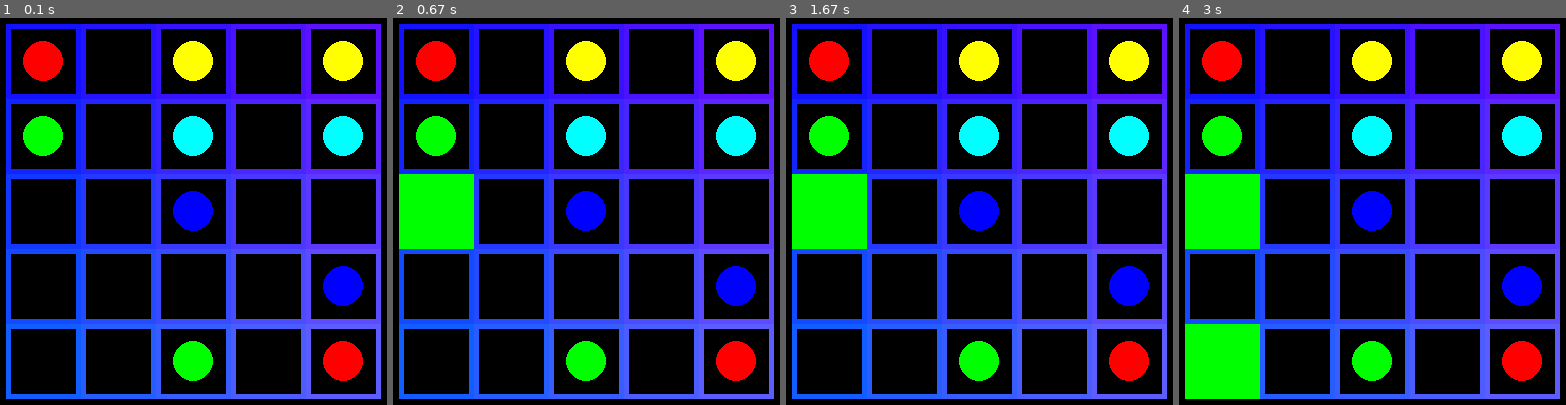
Above: before the commit, frames 1-4 (left to right).
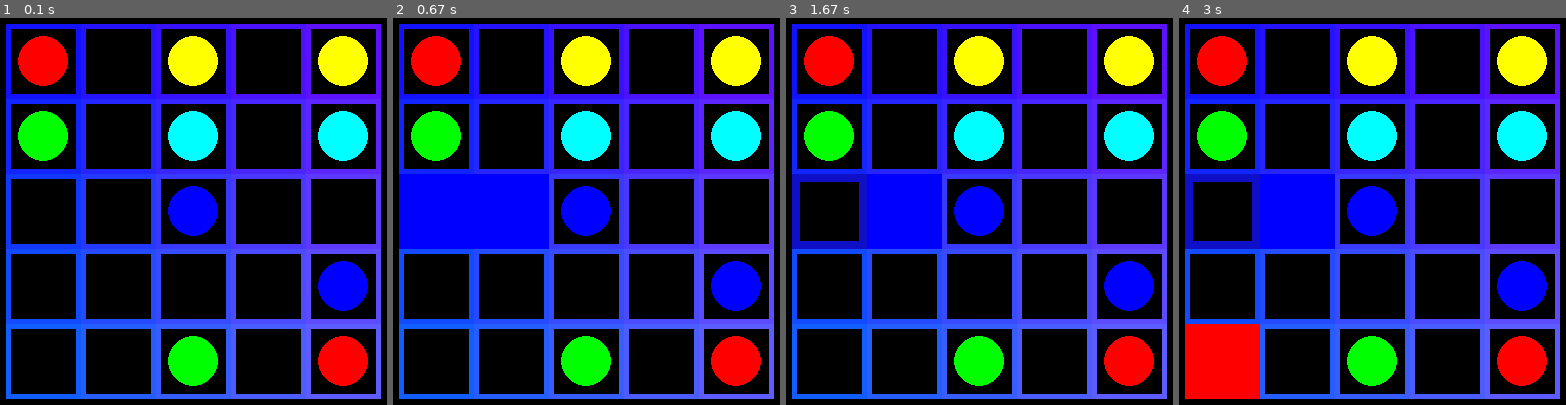
Above: after the commit, the same moments.

Repository: edvinalestig/flow-pygame
Game: pygame game, started from main.py
Two runs of this game, one before a commit and one after it. Both use one fixed random seed, a clock stepped at 60 frames per second and the inputs below.
Inputs (mouse positions are in pixels of both pictures, inside the frame that each line leads up to):
- Up to frame 1 (0.1 s): no input
- Up to frame 2 (0.67 s): press the mouse at (590, 246) at 0.37 s; move the mouse to (524, 230) at 0.47 s; release the mouse at (458, 215) at 0.6 s
- Up to frame 3 (1.67 s): press the mouse at (828, 60) at 0.7 s; move the mouse to (816, 41) at 0.8 s; release the mouse at (805, 25) at 0.93 s; press the mouse at (828, 60) at 1.53 s; move the mouse to (847, 219) at 1.63 s
- Up to frame 4 (3 s): release the mouse at (1256, 374) at 1.77 s

The runs differ from the first frame. In frame 1, 4.6% of the frame differs, in the area x 4-96%, y 4-96%; in frame 2, 12%; in frame 3, 12%; in frame 4, 16%, in the area x 1-96%, y 4-99%.

Commit message:
Implemented dragging

Diff:
--- a/main.py
+++ b/main.py
@@ -71,23 +71,36 @@
     def createStaticTile(self, index, colour):
         self.statics.append([index, colour])
         centrePoint = self.centrePoints[index]
-        pygame.draw.circle(self.screen, colour, centrePoint, 20)
+        pygame.draw.circle(self.screen, colour, centrePoint, math.floor(self.sideLength/3))
 
 
-    def fillTile(self, pos, colour=[0, 255, 0]): # Byt funktionsnamn
-        for i, value in enumerate(self.rectangles):
-            if value.collidepoint(pos):
-                for array in self.statics:
-                    if array[0] == i:
-                        return
+    def fillTile(self, pos=None, colour=[0, 255, 0], index=None): # Byt funktionsnamn
+        if pos:
+            for i, value in enumerate(self.rectangles):
+                if value.collidepoint(pos):
+                    for array in self.statics:
+                        if array[0] == i:
+                            return
 
-                if not self.filledTiles[i]:
-                    pygame.draw.rect(self.screen, colour, value)
-                    self.filledTiles[i] = True
-                else:
-                    pygame.draw.rect(self.screen, (0, 0, 0), value)
-                    pygame.draw.rect(self.screen, (15, 15, 200), value, 8)
-                    self.filledTiles[i] = False
+                    if not self.filledTiles[i]:
+                        pygame.draw.rect(self.screen, colour, value)
+                        self.filledTiles[i] = True
+                    else:
+                        pygame.draw.rect(self.screen, (0, 0, 0), value)
+                        pygame.draw.rect(self.screen, (15, 15, 200), value, 8)
+                        self.filledTiles[i] = False
+        else:
+            for array in self.statics:
+                if array[0] == index:
+                    return
+
+            if not self.filledTiles[index]:
+                pygame.draw.rect(self.screen, colour, self.rectangles[index])
+                self.filledTiles[index] = True
+            else:
+                pygame.draw.rect(self.screen, (0, 0, 0), self.rectangles[index])
+                pygame.draw.rect(self.screen, (15, 15, 200), self.rectangles[index], 8)
+                self.filledTiles[index] = False
 
 
     def mouseTrack(self, event):
@@ -104,6 +117,7 @@
                             self.selectedColour = array[1]
                             if self.dev: print("Selected colour:", self.selectedColour)
 
+                            self.changedTiles = []
 
                             return
 
@@ -112,7 +126,24 @@
 
 
         elif self.mousePressed:
-            if self.dev: print(pygame.mouse.get_pos())
+            pos = pygame.mouse.get_pos()
+            if self.dev: print(pos)
+
+            for i, rect in enumerate(self.rectangles):
+                if rect.collidepoint(pos):
+                    try:
+                        self.changedTiles.index(i)
+                        # if self.dev: print("Tile already changed")
+                        return
+                    except ValueError:
+                        pass
+                    self.changedTiles.append(i)
+                    if self.dev: print("Tile changed")
+
+                    self.fillTile(colour=self.selectedColour, index=i)
+
+
+
 
 
 
@@ -132,10 +163,10 @@
         if event.type == pygame.QUIT:
             if game.dev: print("Exiting..")
             sys.exit()
-        elif event.type == pygame.MOUSEBUTTONUP:
-            pos = pygame.mouse.get_pos()
-            game.fillTile(pos)
-            if game.dev: print("Click at", pos)
+        # elif event.type == pygame.MOUSEBUTTONUP:
+        #     pos = pygame.mouse.get_pos()
+        #     game.fillTile(pos)
+        #     if game.dev: print("Click at", pos)
 
         game.mouseTrack(event)
 
